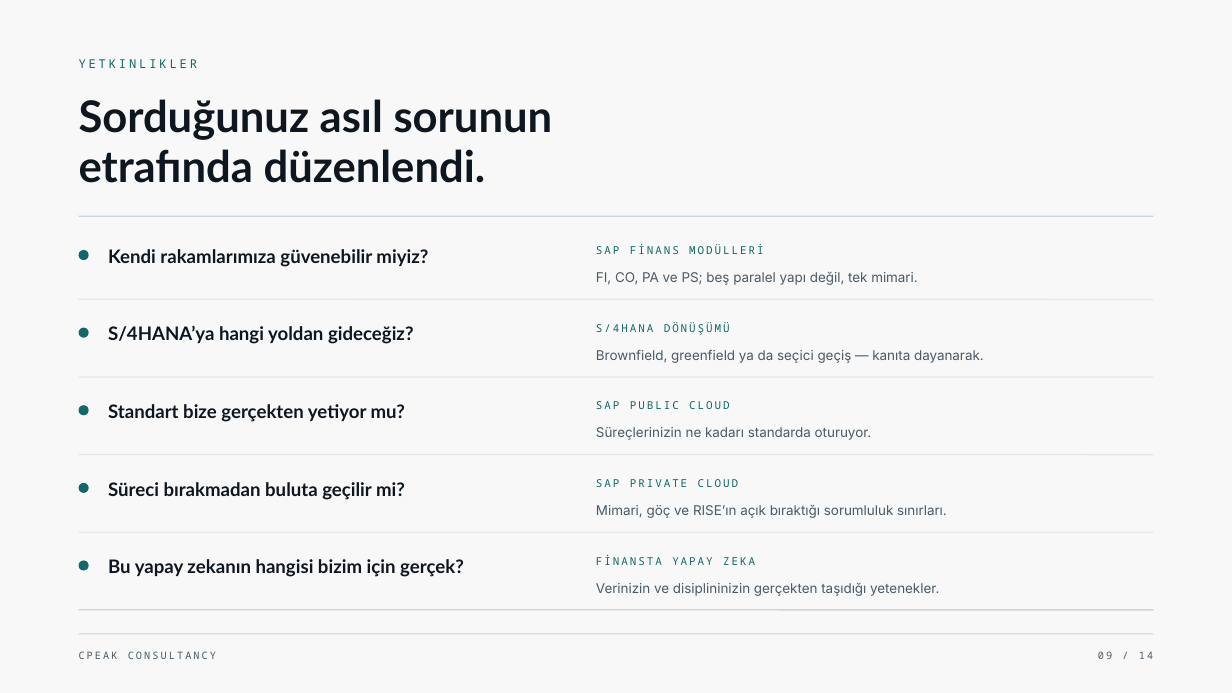
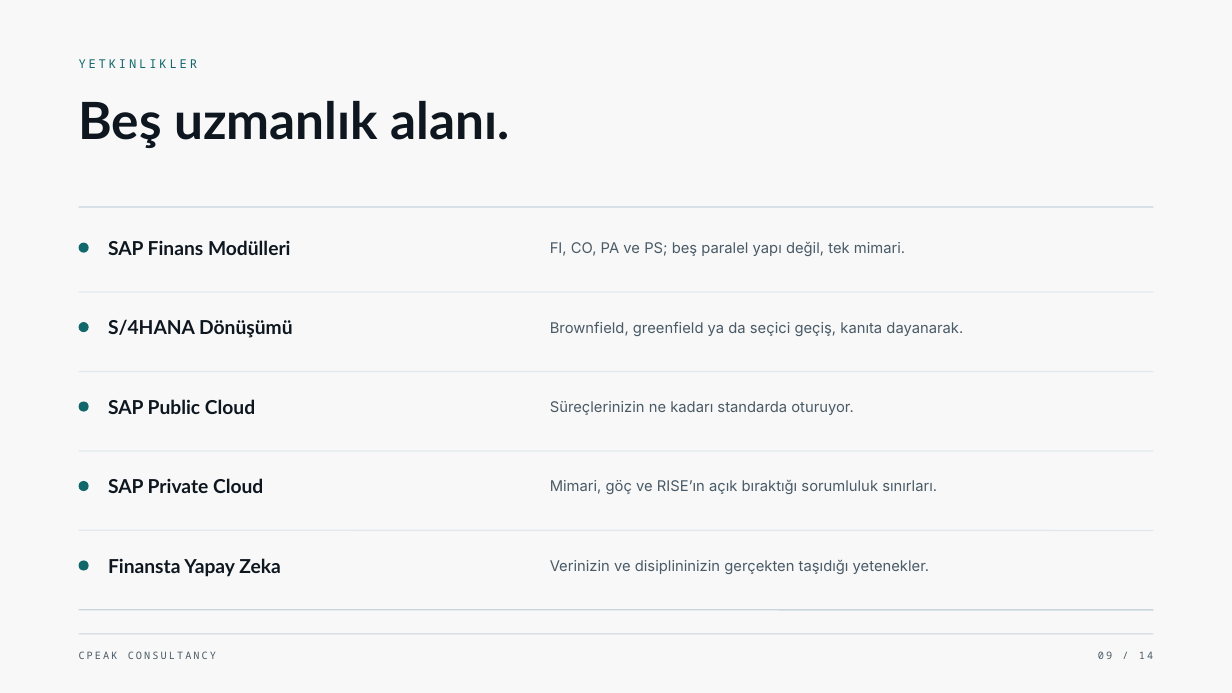
Before and after one commit to narinygt/Default, a slide deck: slide 9 of presentation/CPeak-Consultancy-Kurumsal-Sunum-TR.pptx. Drawn at 1232x693 pixels with LibreOffice and Linux fonts; fonts in the diff are those of the drawing. Boxes give left, top, right and bottom in pixels: in the first picture for what was removed or moved away, otherwise in the second. Text is boxed around its words. In the diff, an @@ line names an element or a change of style, - is before the commit and + after.

```diff
--- a/presentation/CPeak-Consultancy-Kurumsal-Sunum-TR.pptx
+++ b/presentation/CPeak-Consultancy-Kurumsal-Sunum-TR.pptx
@@ text removed at (79, 99, 553, 183) @@
-Sorduğunuz asıl sorunun
-etrafında düzenlendi.
@@ text added at (79, 101, 509, 148), 40 pt, text #0E1620, bold @@
+Beş uzmanlık alanı.
@@ line moved from (79, 216) - (1153, 216) to (79, 207) - (1153, 207) @@
@@ size 10.5 to 11.5 pt in 4 elements at (550, 560, 929, 574), (550, 480, 937, 494), (550, 401, 853, 415), (550, 242, 905, 256) @@
@@ text "FI, CO, PA ve PS; ...": place and size @@
-text "FI, CO, PA ve PS; ..." at (596, 272, 917, 285)
+text "FI, CO, PA ve PS; ..." at (550, 242, 905, 256)
@@ ellipse: place and size @@
-ellipse at (79, 250, 89, 261)
+ellipse at (79, 242, 89, 252)
@@ text removed at (108, 249, 428, 267) @@
-Kendi rakamlarımıza güvenebilir miyiz?
@@ text added at (108, 240, 291, 255), 15 pt, text #0E1620, bold @@
+SAP Finans Modülleri
@@ text removed at (596, 244, 763, 254) @@
-SAP FİNANS MODÜLLERİ
@@ 3 lines, 2 ellipses: place and size @@
-3 lines, 2 ellipses at (79, 299, 1153, 455)
+3 lines, 2 ellipses at (79, 292, 1153, 451)
@@ text at (108, 319, 292, 338): text changed; size 8.5 to 15 pt; font Noto Sans Mono to Lato; text colour #11676A to #0E1620; bold on @@
-S/4HANA DÖNÜŞÜMÜ
+S/4HANA Dönüşümü
@@ text removed at (108, 325, 414, 344) @@
-S/4HANA’ya hangi yoldan gideceğiz?
@@ text at (550, 322, 963, 336): text changed; size 10.5 to 11.5 pt @@
-Brownfield, greenfield ya da seçici geçiş — kanıta dayanarak.
+Brownfield, greenfield ya da seçici geçiş, kanıta dayanarak.
@@ text "Süreçlerinizin ne kadarı standarda oturuyor.": place and size @@
-text "Süreçlerinizin ne kadarı standarda oturuyor." at (596, 427, 872, 440)
+text "Süreçlerinizin ne kadarı standarda oturuyor." at (550, 401, 853, 415)
@@ text at (108, 399, 255, 414): text changed; size 8.5 to 15 pt; font Noto Sans Mono to Lato; text colour #11676A to #0E1620; bold on @@
-SAP PUBLIC CLOUD
+SAP Public Cloud
@@ text removed at (108, 404, 405, 422) @@
-Standart bize gerçekten yetiyor mu?
@@ text at (108, 478, 263, 493): text changed; size 8.5 to 15 pt; font Noto Sans Mono to Lato; text colour #11676A to #0E1620; bold on @@
-SAP PRIVATE CLOUD
+SAP Private Cloud
@@ text "Mimari, göç ve RISE’ın açık ...": place and size @@
-text "Mimari, göç ve RISE’ın açık ..." at (596, 505, 947, 518)
+text "Mimari, göç ve RISE’ın açık ..." at (550, 480, 937, 494)
@@ text removed at (108, 482, 405, 500) @@
-Süreci bırakmadan buluta geçilir mi?
@@ text removed at (108, 559, 464, 577) @@
-Bu yapay zekanın hangisi bizim için gerçek?
@@ text added at (108, 558, 281, 577), 15 pt, text #0E1620, bold @@
+Finansta Yapay Zeka
@@ text "Verinizin ve disiplininizin gerçekten taşıdığı ...": place and size @@
-text "Verinizin ve disiplininizin gerçekten taşıdığı ..." at (596, 583, 939, 596)
+text "Verinizin ve disiplininizin gerçekten taşıdığı ..." at (550, 560, 929, 574)
@@ text removed at (596, 555, 755, 565) @@
-FİNANSTA YAPAY ZEKA
```
Also in this commit, not shown: 13 other slides changed, 4 other files.
